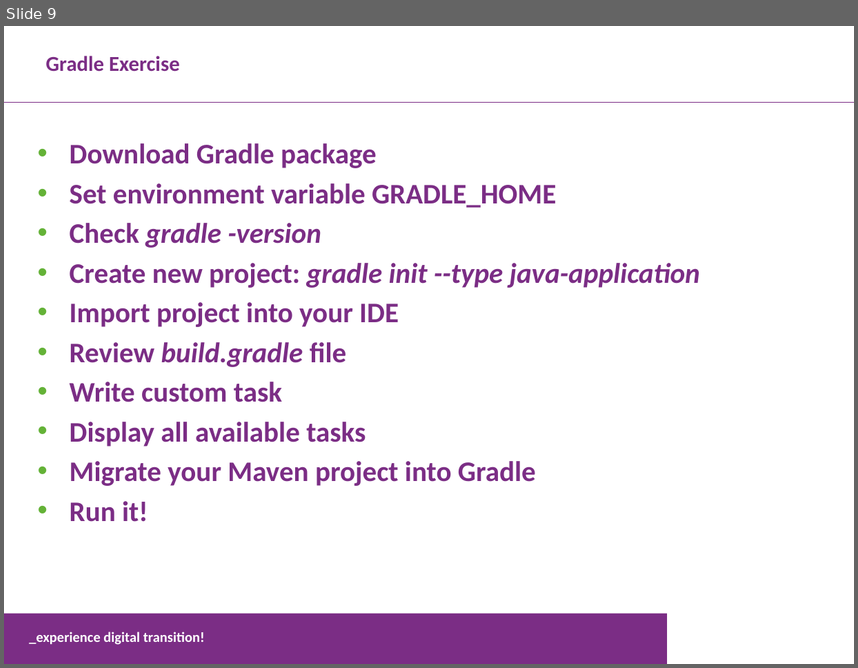
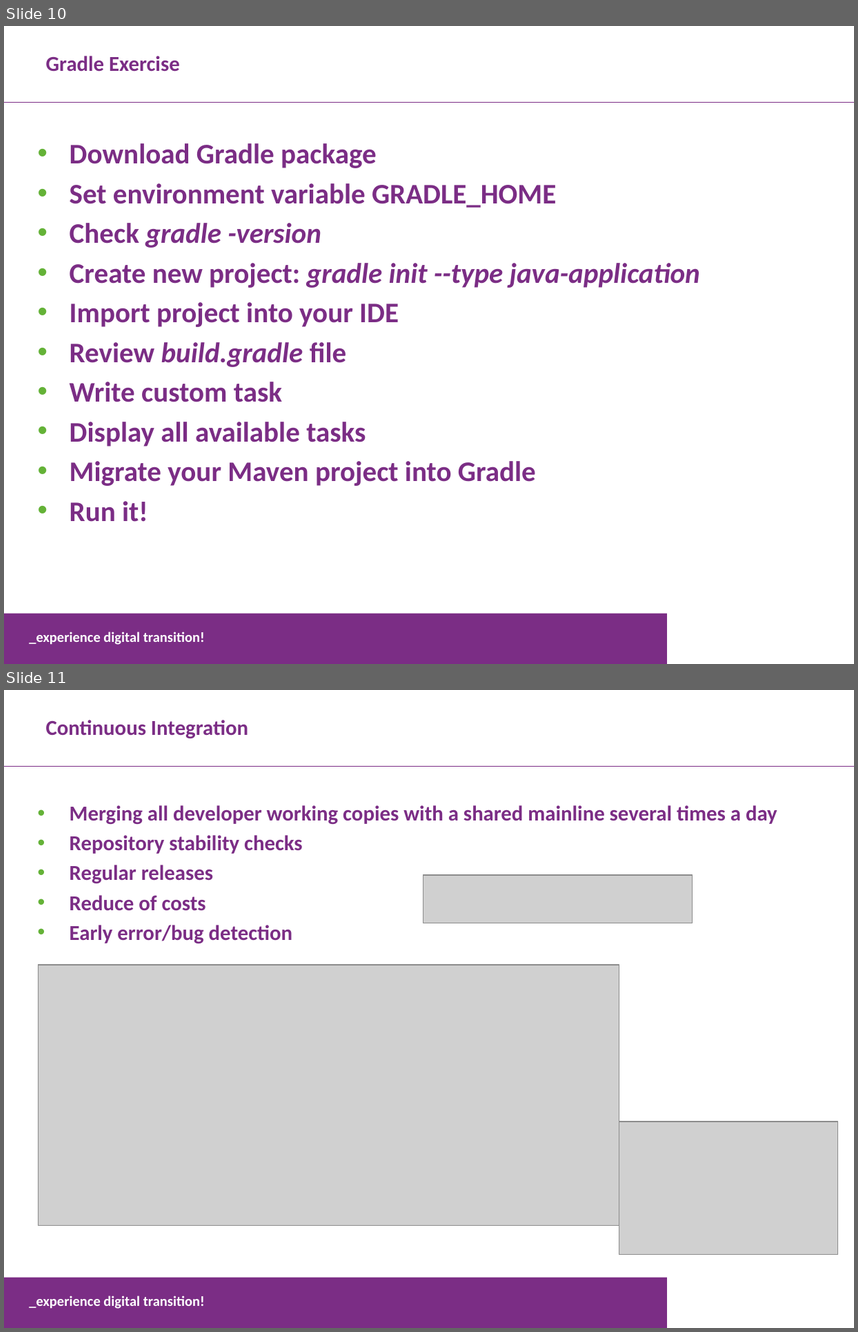
Before and after one commit to puchalski-203974/pl-java2018, a slide deck: 01.PŁ.ZaawansowaneZagadnieniaProgramowaniawJavie.TechnologieWspomagające.pptx. Shown one above the other, each under a label of ours: slide 9 before the commit, slides 10 and 11 after it. The pictures are 858x668 and 858x1332 pixels, drawn with LibreOffice and Linux fonts; fonts in the diff are those of the drawing; grey boxes stand for pictures; background and template pictures are left out. Boxes give left, top, right and bottom in pixels: in the first picture for what was removed or moved away, otherwise in the second. Text is boxed around its words. In the diff, an @@ line names an element or a change of style, - is before the commit and + after.

```diff
--- a/01.PŁ.ZaawansowaneZagadnieniaProgramowaniawJavie.TechnologieWspomagające.pptx
+++ b/01.PŁ.ZaawansowaneZagadnieniaProgramowaniawJavie.TechnologieWspomagające.pptx
@@ slide 11 added at <box>4,690,854,1328</box>, background #FFFFFF; not listed: 2 template elements that a slide beside it also shows @@
@@ text added at <box>46,720,248,739</box>, 18 pt, text #7B2D85, bold @@
+Continuous Integration
@@ text added at <box>70,805,777,944</box>, 18 pt, text #7B2D85, bold @@
+• Merging all developer working copies with a shared mainline several times a day
+• Repository stability checks
+• Regular releases
+• Reduce of costs
+• Early error/bug detection
@@ picture added at <box>423,876,692,923</box> @@
@@ picture added at <box>38,965,619,1225</box> @@
@@ picture added at <box>619,1121,838,1254</box> @@
@@ what was slide 9 is now slide 10 @@
```
Also in this commit, not shown: 3 other slides added, 1 other file.
